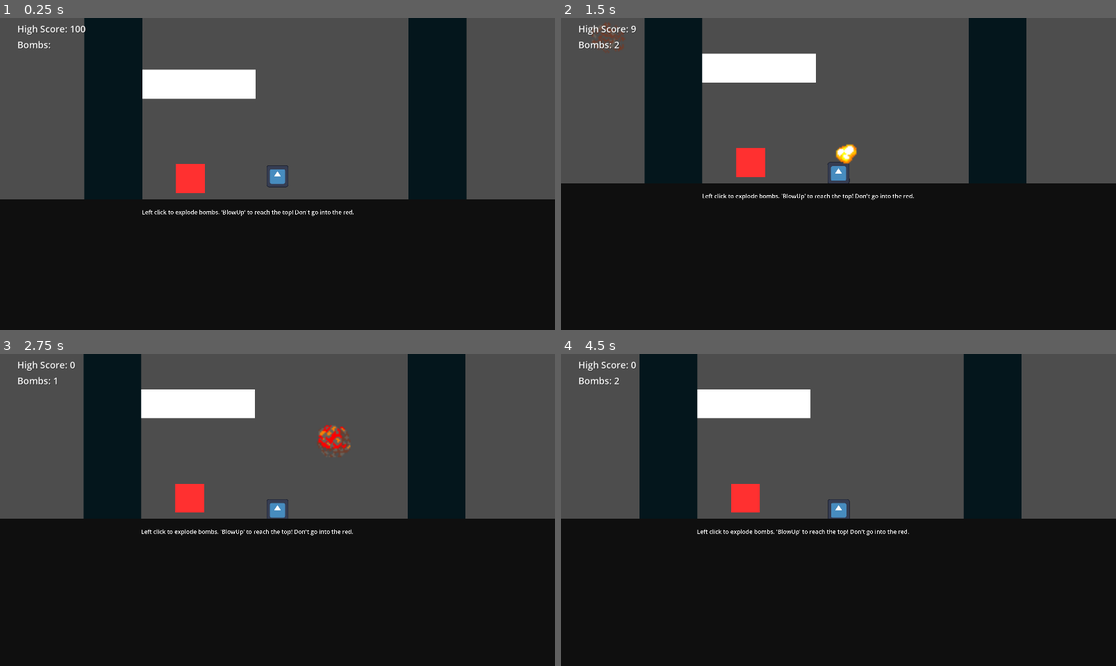
Above: before the commit, frames 1-4 (two rows, left to right).
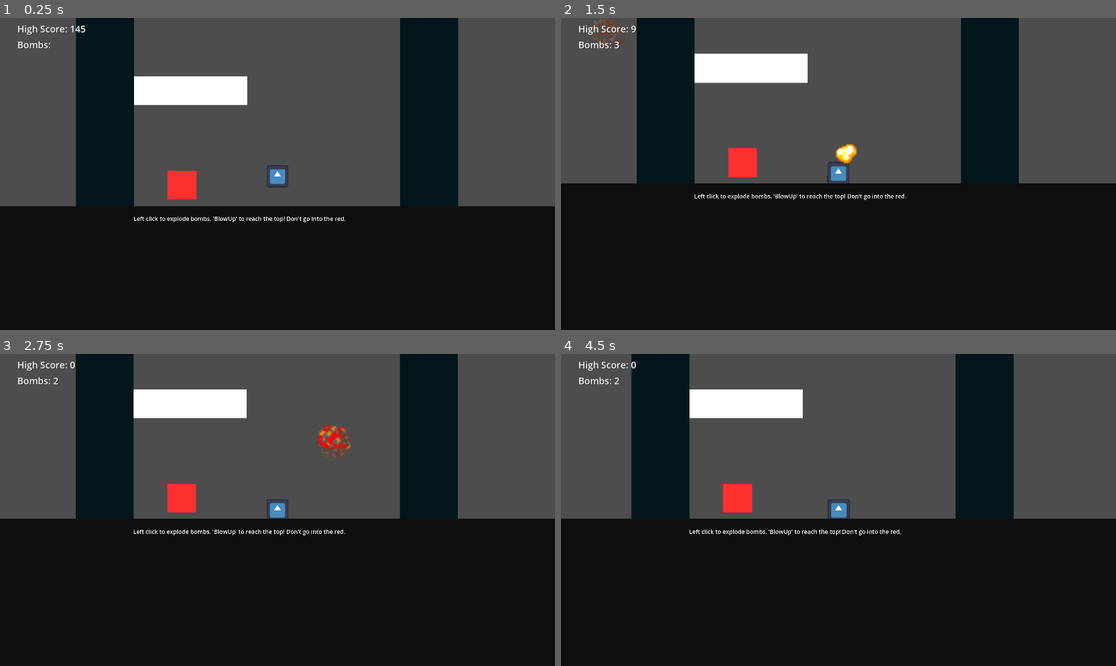
Above: after the commit, the same moments.

Repository: dandytron/BlowUP
Game: Godot game, scene res://scenes/main.tscn
Two runs of this game, one before a commit and one after it. Both use one fixed random seed, a clock stepped at 60 frames per second and the inputs below. The engine's default icon, where the game draws it, is replaced by a stand-in: a white triangle on a blue panel in a dark square.
Inputs (mouse positions are in pixels of both pictures, inside the frame that each line leads up to):
- Up to frame 1 (0.25 s): no input
- Up to frame 2 (1.5 s): tap Enter at 0.5, 1.25 s; move the mouse to (605, 46) at 0.52 s; click (605, 46) at 0.6 s; move the mouse to (844, 149) at 1.27 s; click (844, 149) at 1.35 s
- Up to frame 3 (2.75 s): tap Enter at 2 s; move the mouse to (333, 441) at 2.02 s; click (333, 441) at 2.1 s
- Up to frame 4 (4.5 s): tap Enter at 2.75, 3.5, 4.25 s; move the mouse to (810, 572) at 2.77 s; click (810, 572) at 2.85 s; move the mouse to (1005, 556) at 3.52 s; click (1005, 556) at 3.6 s; move the mouse to (672, 463) at 4.27 s; click (672, 463) at 4.35 s

The runs differ from the first frame. In frame 1, 7.3% of the frame differs, in the area x 0-100%, y 0-66%; in frame 2, 3.9%; in frame 3, 3.7%; in frame 4, 3.8%.

Commit message:
Add ceiling; Add total bombs exploded count/UI

Diff:
--- a/scenes/main.tscn
+++ b/scenes/main.tscn
@@ -8,6 +8,7 @@
 [ext_resource type="PackedScene" uid="uid://b0pdbuous4qjc" path="res://scenes/spike.tscn" id="4_hkkj7"]
 [ext_resource type="Script" path="res://scripts/explosion_layer.gd" id="4_i8u82"]
 [ext_resource type="PackedScene" uid="uid://dnnm0e0oqa5vp" path="res://scenes/platform.tscn" id="5_y4gxr"]
+[ext_resource type="Script" path="res://scripts/high_score.gd" id="9_oe728"]
 
 [sub_resource type="WorldBoundaryShape2D" id="WorldBoundaryShape2D_mdaux"]
 normal = Vector2(1, 0)
@@ -59,7 +60,7 @@
 
 [node name="John" parent="." instance=ExtResource("2_8ocxl")]
 unique_name_in_owner = true
-position = Vector2(988, 907)
+position = Vector2(1046, 862)
 
 [node name="ExplosionLayer" type="Node2D" parent="."]
 unique_name_in_owner = true
@@ -88,7 +89,31 @@
 [node name="Platform7" parent="Platforms" instance=ExtResource("5_y4gxr")]
 position = Vector2(1624, -7701)
 
+[node name="Platform8" parent="Platforms" instance=ExtResource("5_y4gxr")]
+position = Vector2(629, -9718)
+
+[node name="Platform9" parent="Platforms" instance=ExtResource("5_y4gxr")]
+position = Vector2(581, -11365)
+
+[node name="Platform10" parent="Platforms" instance=ExtResource("5_y4gxr")]
+position = Vector2(464, -13351)
+
+[node name="Platform11" parent="Platforms" instance=ExtResource("5_y4gxr")]
+position = Vector2(479, -16311)
+
+[node name="Platform12" parent="Platforms" instance=ExtResource("5_y4gxr")]
+position = Vector2(249, -18501)
+
+[node name="Platform13" parent="Platforms" instance=ExtResource("5_y4gxr")]
+position = Vector2(1695, -18051)
+
 [node name="Spikes" type="Node2D" parent="."]
+
+[node name="Spike" parent="Spikes" instance=ExtResource("4_hkkj7")]
+position = Vector2(386, 947)
+
+[node name="Spike2" parent="Spikes" instance=ExtResource("4_hkkj7")]
+position = Vector2(1652, -382)
 
 [node name="Spike3" parent="Spikes" instance=ExtResource("4_hkkj7")]
 position = Vector2(1244, -6627)
@@ -96,13 +121,24 @@
 [node name="Spike4" parent="Spikes" instance=ExtResource("4_hkkj7")]
 position = Vector2(326, -9938)
 
-[node name="Spike" parent="Spikes" instance=ExtResource("4_hkkj7")]
-position = Vector2(386, 947)
+[node name="Spike5" parent="Spikes" instance=ExtResource("4_hkkj7")]
+position = Vector2(1400, -15284)
 
-[node name="Spike2" parent="Spikes" instance=ExtResource("4_hkkj7")]
-position = Vector2(1652, -382)
+[node name="Spike6" parent="Spikes" instance=ExtResource("4_hkkj7")]
+position = Vector2(545, -11590)
+
+[node name="Spike7" parent="Spikes" instance=ExtResource("4_hkkj7")]
+position = Vector2(496, -17462)
+
+[node name="Spike8" parent="Spikes" instance=ExtResource("4_hkkj7")]
+position = Vector2(1376, -17622)
 
 [node name="Tower" type="Node2D" parent="."]
+
+[node name="Ceiling" parent="Tower" instance=ExtResource("1_haspb")]
+position = Vector2(973, -19087)
+rotation = 1.5708
+scale = Vector2(2, 1.322)
 
 [node name="LeftWall" parent="Tower" instance=ExtResource("1_haspb")]
 position = Vector2(-148, -8888)
@@ -143,3 +179,13 @@
 theme_override_colors/font_shadow_color = Color(0, 0, 0, 1)
 theme_override_font_sizes/normal_font_size = 40
 text = "Left click to explode bombs. 'BlowUp' to reach the top! Don't go into the red."
+
+[node name="HighScore" type="RichTextLabel" parent="Instructions"]
+offset_left = 42.0
+offset_top = -19139.0
+offset_right = 2046.0
+offset_bottom = -19068.0
+theme_override_colors/font_shadow_color = Color(0, 0, 0, 1)
+theme_override_font_sizes/normal_font_size = 50
+text = "Welcome to the Top! Total Bombs Exploded:"
+script = ExtResource("9_oe728")
--- /dev/null
+++ b/scripts/high_score.gd
@@ -0,0 +1,8 @@
+extends RichTextLabel
+
+
+func _ready() -> void:
+	SignalBus.draw_total_bombs_exploded.connect(_on_set_high_score)
+
+func _on_set_high_score(total_bomb_count):
+	self.text = "Welcome to the Top! Total Bombs Exploded: %s" % [total_bomb_count]
--- a/scripts/player.gd
+++ b/scripts/player.gd
@@ -4,6 +4,7 @@
 @onready var explosion_layer := %ExplosionLayer
 
 var bomb_count := 4
+var total_bomb_count := 0
 
 func _ready():
 	SignalBus.john_landed.connect(_on_john_landed)
@@ -22,7 +23,9 @@
 func _physics_process(_delta: float) -> void:
 	if Input.is_action_just_pressed("LeftMouseClick") && bomb_count > 0:
 		bomb_count -= 1
+		total_bomb_count += 1
 
+		SignalBus.draw_total_bombs_exploded.emit(total_bomb_count)
 		SignalBus.draw_bombs_ui.emit(bomb_count)
 
 		var pos := get_global_mouse_position()
--- a/scripts/signal_bus.gd
+++ b/scripts/signal_bus.gd
@@ -7,3 +7,5 @@
 signal game_restart()
 
 signal draw_bombs_ui(bomb_count)
+
+signal draw_total_bombs_exploded(total_bomb_count)
Not shown: 1 places in scenes/main.tscn that only renumber resources
